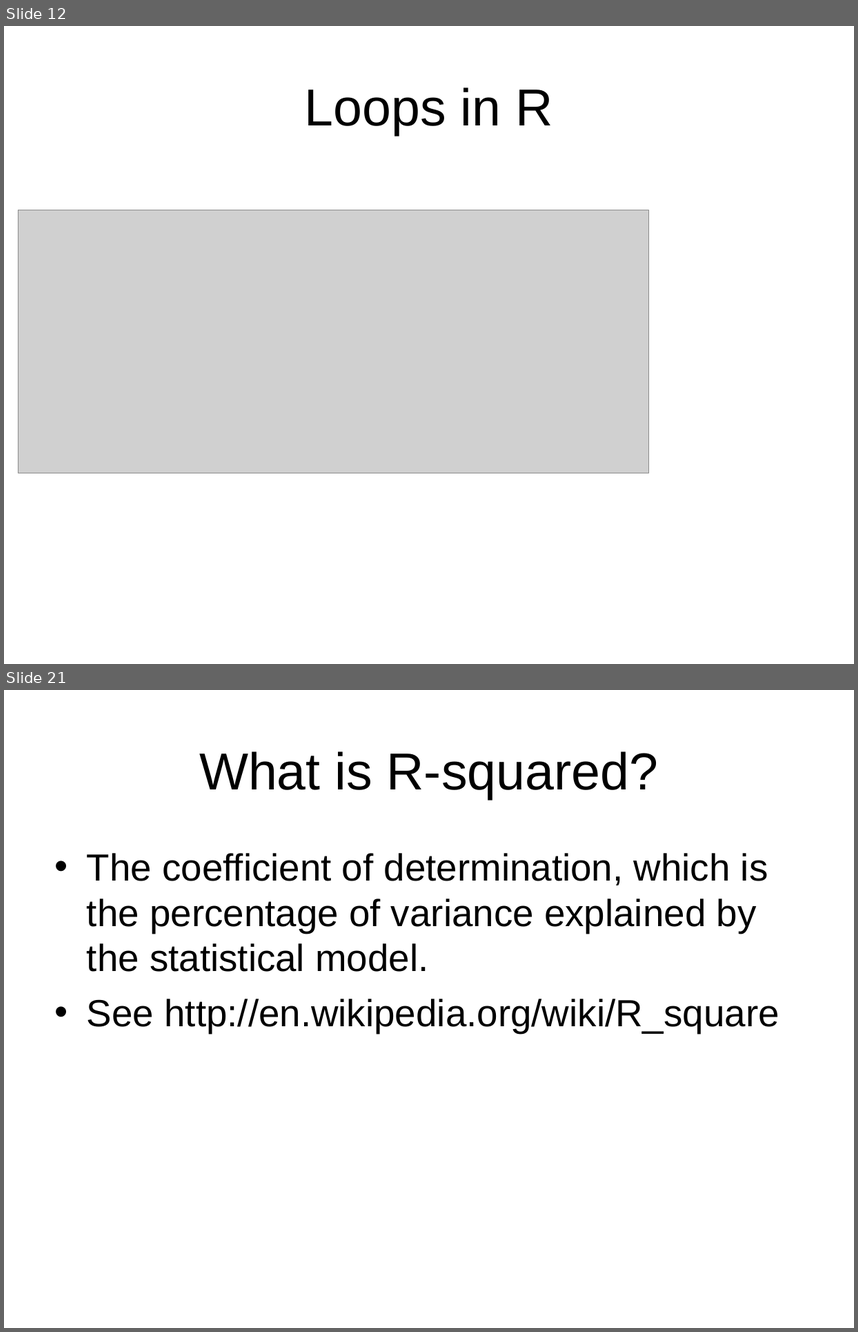
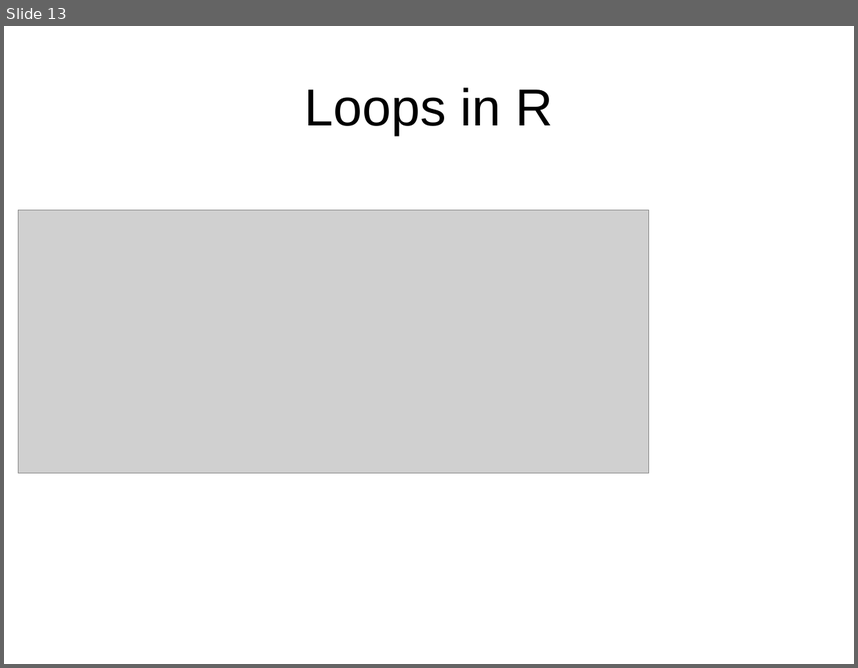
Before and after one commit to hongqin/R-workshop-GAS14, a slide deck: 1.Introduction_to_R/Learning_R_by_metricExample.ppt. Shown one above the other, each under a label of ours: slides 12 and 21 before the commit, slide 13 after it; the slides between them are not shown. The pictures are 858x1332 and 858x668 pixels, drawn with LibreOffice and Linux fonts; fonts in the diff are those of the drawing; grey boxes stand for pictures. Boxes give left, top, right and bottom in pixels: in the first picture for what was removed or moved away, otherwise in the second. Text is boxed around its words. In the diff, an @@ line names an element or a change of style, - is before the commit and + after.

```diff
--- a/1.Introduction_to_R/Learning_R_by_metricExample.ppt
+++ b/1.Introduction_to_R/Learning_R_by_metricExample.ppt
@@ slide 21 removed at (x1=4, y1=690, x2=854, y2=1328), background #FFFFFF @@
@@ title removed at (x1=199, y1=751, x2=658, y2=799) @@
-What is R-squared?
@@ text removed at (x1=87, y1=853, x2=779, y2=1033) @@
-• The coefficient of determination, which is the percentage of variance explained by the statistical model.
-• See http://en.wikipedia.org/wiki/R_square
@@ what was slide 12 is now slide 13 @@
```
Also in this commit, not shown: 1 slide changed, 5 slides added, 20 other slides removed, 3 other files.
